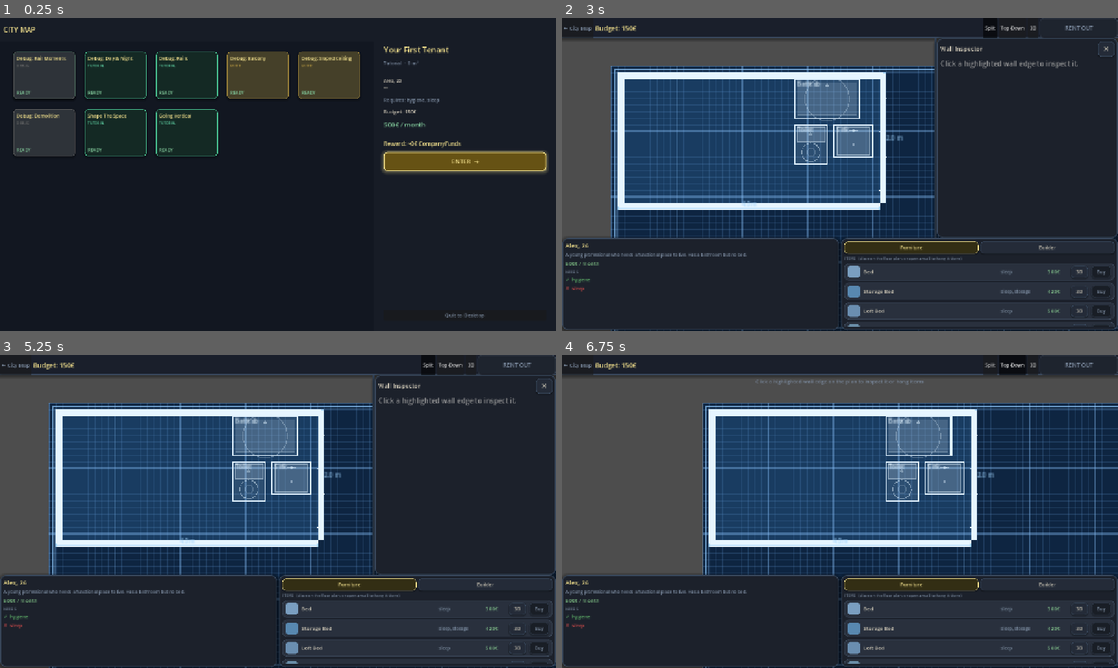
Above: before the commit, frames 1-4 (two rows, left to right).
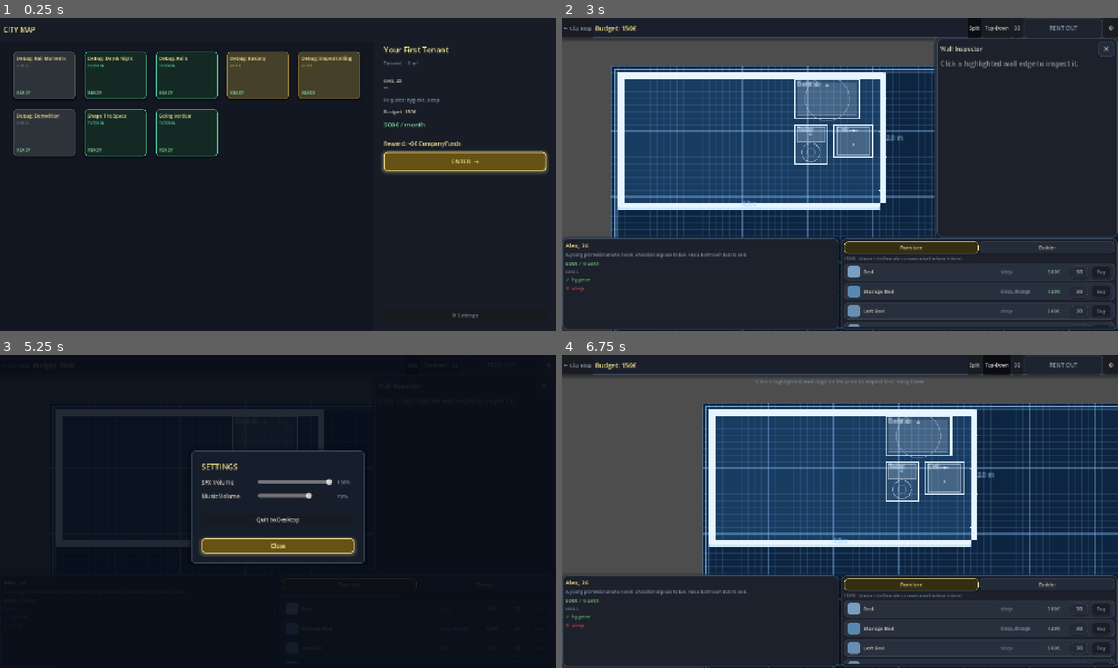
Above: after the commit, the same moments.

Repository: Bobovino/MakeItFit
Game: Godot game, scene res://scenes/CityMap.tscn
The game is run twice, just before and just after one commit, with the same random seed, the same clock (stepped at 60 frames per second) and the same inputs.
Inputs (mouse positions are in pixels of both pictures, inside the frame that each line leads up to):
- Up to frame 1 (0.25 s): no input
- Up to frame 2 (3 s): click "★ Replay" at 0.5 s; click "★ Replay" at 1.25 s; click "★ Replay" at 2 s; click "ENTER →" at 2.75 s
- Up to frame 3 (5.25 s): click "← City Map" at 3.5 s; click "ENTER →" at 4.25 s; click (550, 364) at 5 s, where only the run after the commit has a clickable "⚙"
- Up to frame 4 (6.75 s): click "Split" at 5.75 s; click "Top-Down" at 6.5 s

The runs differ from the first frame. In frame 1, less than 0.1% of the frame differs, in the area x 80-88%, y 94-96%; in frame 2, 0.3%; in frame 3, 55%, in the area x 0-100%, y 0-100%; in frame 4, 0.3%.

Commit message:
Add settings menu, confirm-gated quit, and save persistence
GameState was pure in-memory — every bit of progress (funds, rent,
completed levels, purchases) and even the new audio volume settings reset
on every relaunch. Added save_game()/load_game() (user://save.json) called
on the meaningful mutation points (buy_level, complete_level) and on
startup, while keeping session-only state (pending level, editor test
flags, custom level data) unpersisted on purpose.

Added a shared SettingsMenu (SFX/Music volume sliders wired to
AudioManager's buses, saved on change) reachable from both the City Map and
in-level TopBar. Replaced City Map's instant "Quit to Desktop" — which had
zero confirmation — with a Settings entry point whose quit button requires
a second "Yes, quit" click to actually exit.

Diff:
--- a/scripts/CityMap.gd
+++ b/scripts/CityMap.gd
@@ -252,12 +252,12 @@
 	sep3.add_theme_color_override("color", Color(0.16, 0.20, 0.26))
 	vb.add_child(sep3)
 
-	var quit_btn := Button.new()
-	quit_btn.text = "Quit to Desktop"
-	quit_btn.add_theme_font_size_override("font_size", 12)
-	quit_btn.add_theme_color_override("font_color", GameTheme.C_MUTED)
-	quit_btn.pressed.connect(func(): get_tree().quit())
-	vb.add_child(quit_btn)
+	var settings_btn := Button.new()
+	settings_btn.text = "⚙ Settings"
+	settings_btn.add_theme_font_size_override("font_size", 12)
+	settings_btn.add_theme_color_override("font_color", GameTheme.C_MUTED)
+	settings_btn.pressed.connect(func(): SettingsMenu.open(self))
+	vb.add_child(settings_btn)
 
 
 func _make_info_label(parent: VBoxContainer, font_size: int, col: Color, autowrap: bool = false) -> Label:
--- a/scripts/GameState.gd
+++ b/scripts/GameState.gd
@@ -3,6 +3,7 @@
 signal company_funds_changed(amount: int)
 
 const RETIRE_GOAL := 10000   # total portfolio rent to retire
+const SAVE_PATH   := "user://save.json"
 
 var company_funds: int = 0
 var portfolio_rent: int = 0
@@ -14,14 +15,64 @@
 var testing_from_editor: bool = false  # set by LevelEditor._test_level(); back btn returns to editor
 var resume_editor:       bool = false  # set by Main._go_back(); LevelEditor reloads custom_level_data
 
+# Levels owned unconditionally on every launch — tutorials, debug/test content,
+# and anything else that should never be gated behind a purchase. Kept
+# separate from persisted `owned` so a save file never has to list them.
+const DEFAULT_OWNED := ["tut_basics","debug_moments","debug_rails","debug:_rail_moments","debug:_balcony",
+		"debug:_sloped_ceiling","debug:_demolition","tut_builder_basics","tut_verticality",
+		"twitch","calle_mayor","el_estudio_de_ana","la_pareja","el_pasillo_de_javi","zona_privada",
+		"muchos_electrodomésticos",
+		"mif_M","mif_A","mif_K","mif_E","mif_I1","mif_T1","mif_F","mif_I2","mif_T2"]
+
 
 func _ready() -> void:
-	for _lid in ["tut_basics","debug_moments","debug_rails","debug:_rail_moments","debug:_balcony",
-			"debug:_sloped_ceiling","debug:_demolition","tut_builder_basics","tut_verticality",
-			"twitch","calle_mayor","el_estudio_de_ana","la_pareja","el_pasillo_de_javi","zona_privada",
-			"muchos_electrodomésticos",
-			"mif_M","mif_A","mif_K","mif_E","mif_I1","mif_T1","mif_F","mif_I2","mif_T2"]:
+	load_game()
+	for _lid in DEFAULT_OWNED:
 		own_level(_lid)
+
+
+# ── Persistence ───────────────────────────────────────────────────────────────
+# Saves player profile progress (funds, rent, completed levels, purchased
+# levels) plus audio settings. Transient/session-only state (pending level,
+# custom level editor data, editor-test flags) is intentionally not persisted.
+func save_game() -> void:
+	var data := {
+		"company_funds":   company_funds,
+		"portfolio_rent":  portfolio_rent,
+		"completed":       completed,
+		"owned":           owned,
+		"dev_bonus_stars": dev_bonus_stars,
+	}
+	var audio := get_node_or_null("/root/Audio")
+	if audio:
+		data["sfx_volume"]   = audio.sfx_volume
+		data["music_volume"] = audio.music_volume
+	var f := FileAccess.open(SAVE_PATH, FileAccess.WRITE)
+	if f:
+		f.store_string(JSON.stringify(data))
+
+
+func load_game() -> void:
+	if not FileAccess.file_exists(SAVE_PATH):
+		return
+	var f := FileAccess.open(SAVE_PATH, FileAccess.READ)
+	if not f:
+		return
+	var parsed = JSON.parse_string(f.get_as_text())
+	if typeof(parsed) != TYPE_DICTIONARY:
+		return
+	var data := parsed as Dictionary
+	company_funds   = data.get("company_funds", company_funds) as int
+	portfolio_rent  = data.get("portfolio_rent", portfolio_rent) as int
+	completed       = data.get("completed", completed) as Dictionary
+	owned           = (data.get("owned", owned) as Array).duplicate()
+	dev_bonus_stars = data.get("dev_bonus_stars", dev_bonus_stars) as int
+	var audio := get_node_or_null("/root/Audio")
+	if audio:
+		if data.has("sfx_volume"):
+			audio.set_sfx_volume(data["sfx_volume"] as float)
+		if data.has("music_volume"):
+			audio.set_music_volume(data["music_volume"] as float)
 
 
 func own_level(level_id: String) -> void:
@@ -39,6 +90,7 @@
 	company_funds -= cost
 	own_level(level_id)
 	company_funds_changed.emit(company_funds)
+	save_game()
 	return true
 
 
@@ -50,6 +102,7 @@
 		portfolio_rent += monthly_rent
 	company_funds += funds_earned
 	company_funds_changed.emit(company_funds)
+	save_game()
 
 
 func get_stars(level_id: String) -> int:
--- a/scripts/Main.gd
+++ b/scripts/Main.gd
@@ -203,6 +203,16 @@
 			_mode_buttons[mode] = btn
 		top.add_child(box)
 		top.move_child(box, top.get_child_count() - 2)
+
+	if not top.has_node("SettingsBtn"):
+		var settings_btn := Button.new()
+		settings_btn.name = "SettingsBtn"
+		settings_btn.text = "⚙"
+		settings_btn.add_theme_font_size_override("font_size", 13)
+		settings_btn.custom_minimum_size = Vector2(32, 0)
+		settings_btn.pressed.connect(func(): SettingsMenu.open(self))
+		top.add_child(settings_btn)
+		top.move_child(settings_btn, top.get_child_count() - 1)
 
 
 func _go_back() -> void:
--- /dev/null
+++ b/scripts/SettingsMenu.gd
@@ -0,0 +1,168 @@
+extends CanvasLayer
+class_name SettingsMenu
+
+# Self-contained settings modal: SFX/Music volume sliders (wired straight to
+# the Audio autoload's buses) and a confirm-gated Quit to Desktop. Usable from
+# anywhere — CityMap and Main both just do `SettingsMenu.open(self)`.
+
+signal closed
+
+
+static func open(host: Node) -> SettingsMenu:
+	var m := SettingsMenu.new()
+	host.add_child(m)
+	m._build()
+	return m
+
+
+func _build() -> void:
+	layer = 25  # above the mechanic-intro card (20) in case both ever stack
+
+	var bg := ColorRect.new()
+	bg.color = Color(0.03, 0.05, 0.09, 0.88)
+	bg.size  = Vector2(1280, 720)
+	bg.mouse_filter = Control.MOUSE_FILTER_STOP
+	add_child(bg)
+	bg.gui_input.connect(func(e: InputEvent):
+		if e is InputEventMouseButton and (e as InputEventMouseButton).pressed \
+				and (e as InputEventMouseButton).button_index in [MOUSE_BUTTON_LEFT, MOUSE_BUTTON_RIGHT]:
+			_close())
+
+	var card := PanelContainer.new()
+	var cs := StyleBoxFlat.new()
+	cs.bg_color     = Color(0.09, 0.12, 0.17)
+	cs.border_color = GameTheme.C_BORDER
+	cs.set_border_width_all(2)
+	cs.set_corner_radius_all(10)
+	cs.anti_aliasing = true
+	cs.set_content_margin_all(24)
+	cs.shadow_color = Color(0, 0, 0, 0.4)
+	cs.shadow_size  = 10
+	card.add_theme_stylebox_override("panel", cs)
+	card.position            = Vector2(440, 220)
+	card.custom_minimum_size = Vector2(400, 260)
+	add_child(card)
+
+	var vb := VBoxContainer.new()
+	vb.add_theme_constant_override("separation", 14)
+	card.add_child(vb)
+
+	var title := Label.new()
+	title.text = "SETTINGS"
+	title.add_theme_font_size_override("font_size", 18)
+	title.add_theme_color_override("font_color", GameTheme.C_AMBER)
+	vb.add_child(title)
+
+	var audio := get_node_or_null("/root/Audio")
+
+	vb.add_child(_build_slider_row("SFX Volume",
+		audio.sfx_volume if audio else 1.0,
+		func(v: float):
+			if audio:
+				audio.set_sfx_volume(v)
+			GameState.save_game()))
+
+	vb.add_child(_build_slider_row("Music Volume",
+		audio.music_volume if audio else 0.7,
+		func(v: float):
+			if audio:
+				audio.set_music_volume(v)
+			GameState.save_game()))
+
+	var sep := HSeparator.new()
+	vb.add_child(sep)
+
+	# Quit to Desktop — click once to arm, click again to confirm
+	var quit_row := VBoxContainer.new()
+	quit_row.add_theme_constant_override("separation", 6)
+	vb.add_child(quit_row)
+
+	var quit_btn := Button.new()
+	quit_btn.text = "Quit to Desktop"
+	quit_btn.add_theme_font_size_override("font_size", 13)
+	quit_row.add_child(quit_btn)
+
+	var confirm_row := HBoxContainer.new()
+	confirm_row.visible = false
+	confirm_row.add_theme_constant_override("separation", 8)
+	quit_row.add_child(confirm_row)
+
+	var confirm_lbl := Label.new()
+	confirm_lbl.text = "Quit for real?"
+	confirm_lbl.add_theme_font_size_override("font_size", 12)
+	confirm_lbl.add_theme_color_override("font_color", GameTheme.C_MUTED)
+	confirm_lbl.size_flags_horizontal = Control.SIZE_EXPAND_FILL
+	confirm_row.add_child(confirm_lbl)
+
+	var yes_btn := Button.new()
+	yes_btn.text = "Yes, quit"
+	yes_btn.add_theme_font_size_override("font_size", 12)
+	yes_btn.add_theme_color_override("font_color", Color(0.90, 0.45, 0.35))
+	yes_btn.pressed.connect(func(): get_tree().quit())
+	confirm_row.add_child(yes_btn)
+
+	var cancel_btn := Button.new()
+	cancel_btn.text = "Cancel"
+	cancel_btn.add_theme_font_size_override("font_size", 12)
+	cancel_btn.pressed.connect(func():
+		confirm_row.visible = false
+		quit_btn.visible = true)
+	confirm_row.add_child(cancel_btn)
+
+	quit_btn.pressed.connect(func():
+		quit_btn.visible = false
+		confirm_row.visible = true)
+
+	# Bottom spacer + Close
+	var push := Control.new()
+	push.size_flags_vertical = Control.SIZE_EXPAND_FILL
+	vb.add_child(push)
+
+	var close_btn := Button.new()
+	close_btn.text = "Close"
+	close_btn.add_theme_font_size_override("font_size", 13)
+	var rs := GameTheme.make_rent_btn_style()
+	close_btn.add_theme_stylebox_override("normal",  rs[0])
+	close_btn.add_theme_stylebox_override("hover",   rs[1])
+	close_btn.add_theme_stylebox_override("pressed", rs[1])
+	close_btn.add_theme_color_override("font_color", GameTheme.C_AMBER)
+	close_btn.pressed.connect(_close)
+	vb.add_child(close_btn)
+
+
+func _build_slider_row(label_text: String, initial: float, on_change: Callable) -> HBoxContainer:
+	var row := HBoxContainer.new()
+	row.add_theme_constant_override("separation", 10)
+
+	var lbl := Label.new()
+	lbl.text = label_text
+	lbl.add_theme_font_size_override("font_size", 13)
+	lbl.add_theme_color_override("font_color", GameTheme.C_TEXT)
+	lbl.custom_minimum_size.x = 120
+	row.add_child(lbl)
+
+	var slider := HSlider.new()
+	slider.min_value = 0.0
+	slider.max_value = 1.0
+	slider.step       = 0.01
+	slider.value      = initial
+	slider.size_flags_horizontal = Control.SIZE_EXPAND_FILL
+	row.add_child(slider)
+
+	var pct := Label.new()
+	pct.text = "%d%%" % int(round(initial * 100.0))
+	pct.add_theme_font_size_override("font_size", 12)
+	pct.add_theme_color_override("font_color", GameTheme.C_MUTED)
+	pct.custom_minimum_size.x = 40
+	row.add_child(pct)
+
+	slider.value_changed.connect(func(v: float):
+		pct.text = "%d%%" % int(round(v * 100.0))
+		on_change.call(v))
+
+	return row
+
+
+func _close() -> void:
+	closed.emit()
+	queue_free()
Not shown, added: scripts/SettingsMenu.gd.uid
